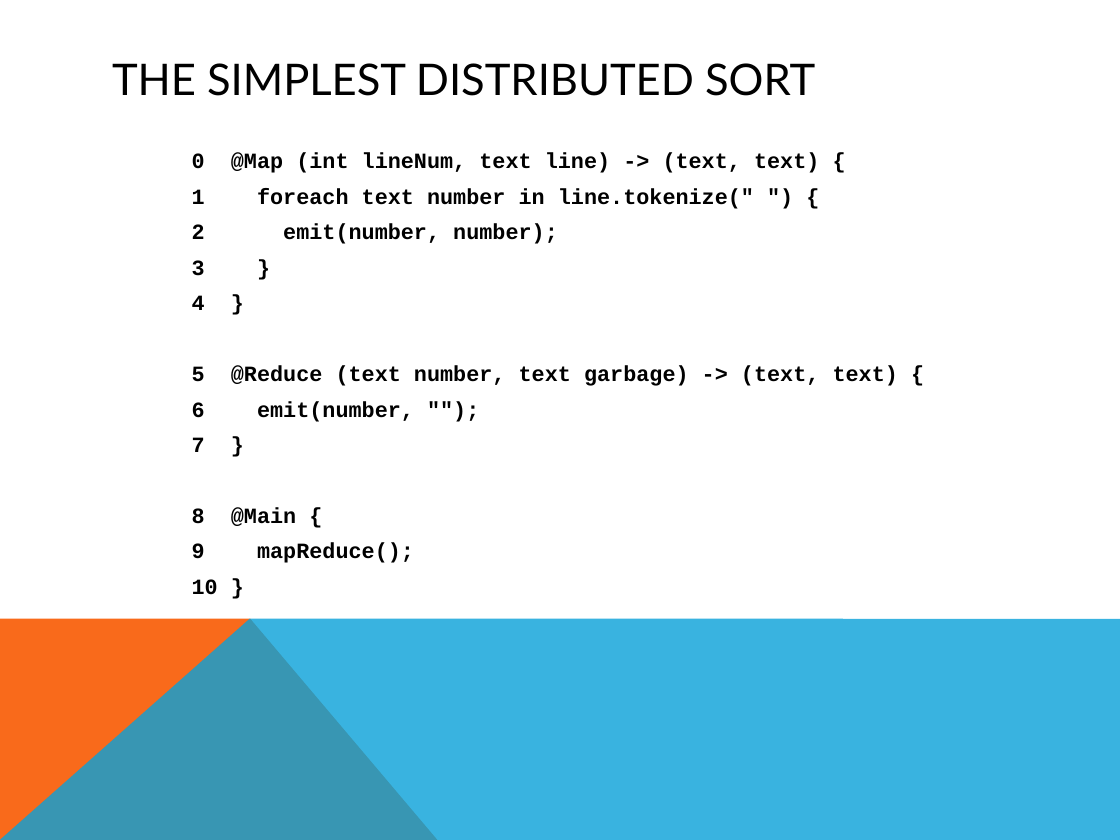
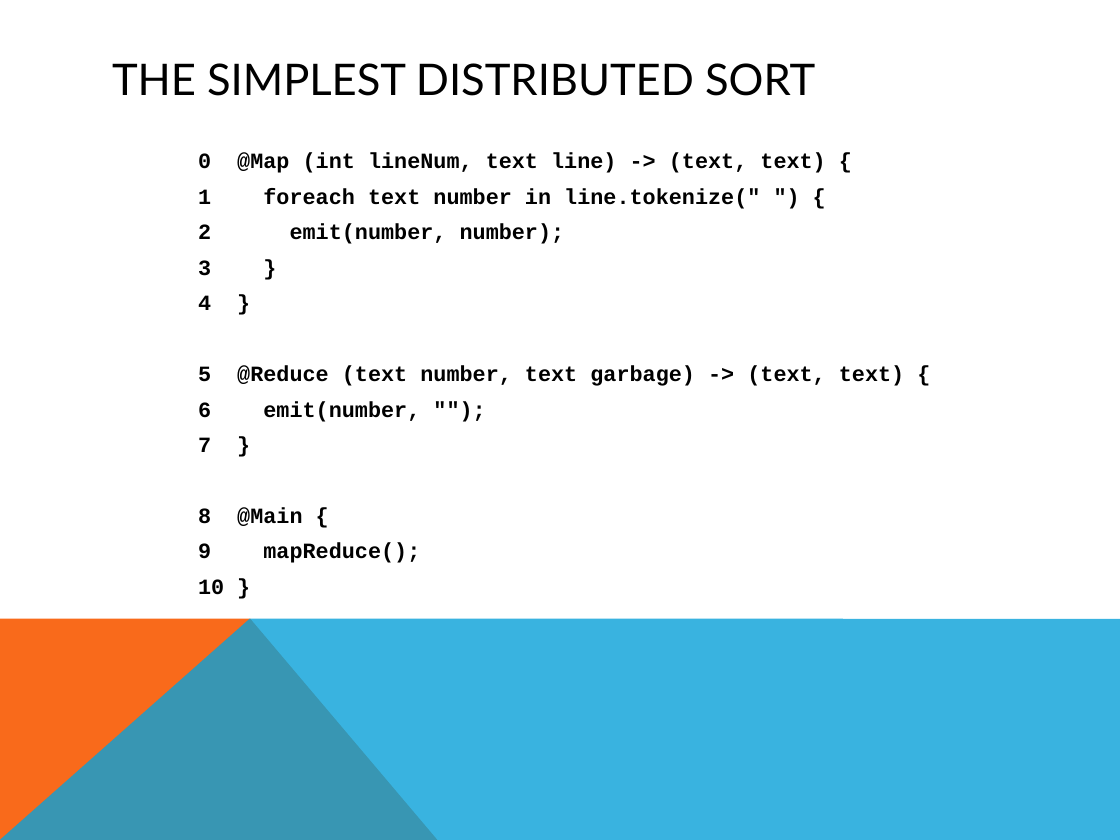
Before and after one commit to smessing/Hog, a slide deck: slide 12 of demo/demo.pptx (slide 6 before the commit). Drawn at 1120x840 pixels with LibreOffice and Linux fonts; fonts in the diff are those of the drawing. Boxes give left, top, right and bottom in pixels: in the first picture for what was removed or moved away, otherwise in the second. Text is boxed around its words. In the diff, an @@ line names an element or a change of style, - is before the commit and + after.

```diff
--- a/demo/demo.pptx
+++ b/demo/demo.pptx
@@ text "0 @Map (int lineNum, text ...": place and size @@
-text "0 @Map (int lineNum, text ..." at box(192, 152, 898, 526)
+text "0 @Map (int lineNum, text ..." at box(198, 152, 904, 526)
```
Also in this commit, not shown: 1 other slide changed, 1 slide added.
